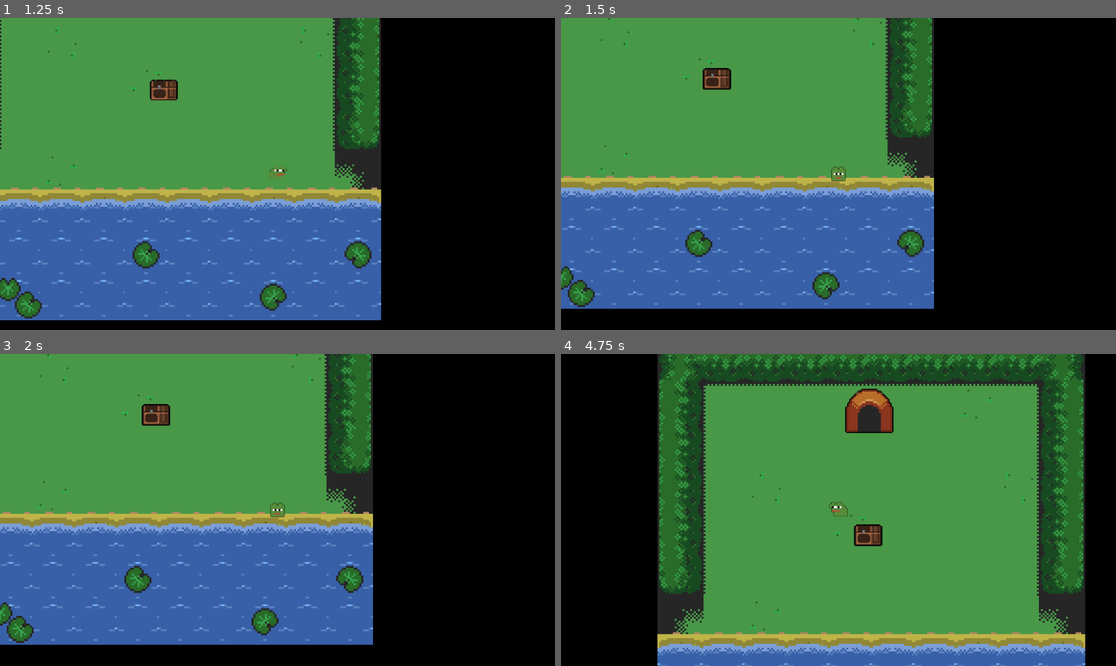
Above: before the commit, frames 1-4 (two rows, left to right).
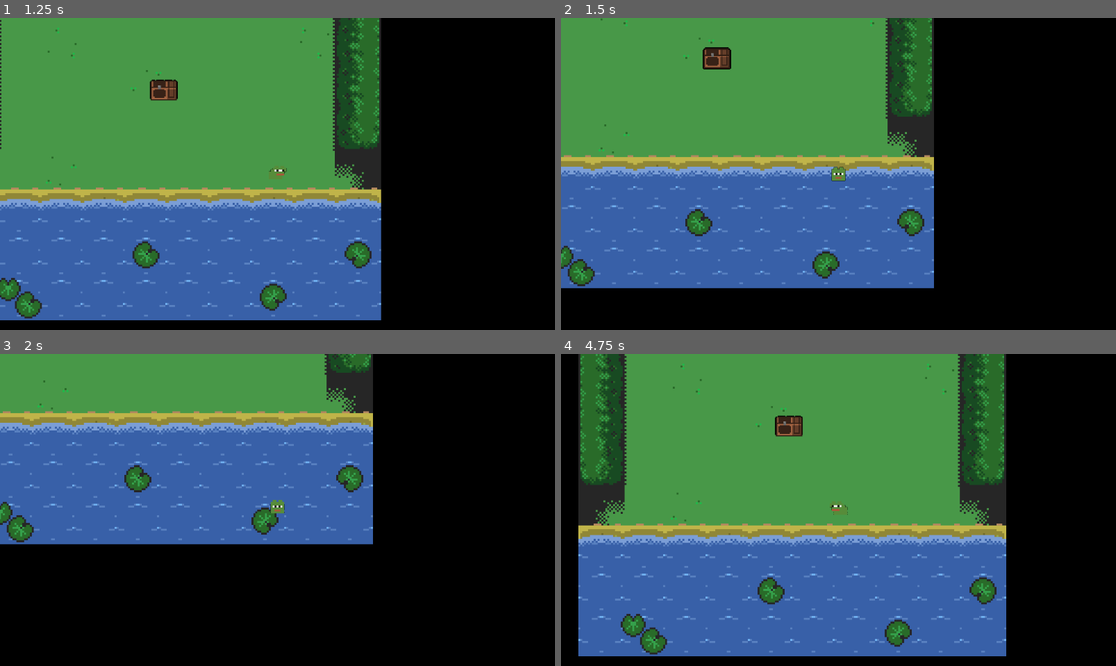
Above: after the commit, the same moments.

Repository: LilypadGames/Froguelite
Game: Godot game, scene res://scenes/title_screen.tscn
Two runs of this game, one before a commit and one after it. Both use one fixed random seed, a clock stepped at 60 frames per second and the inputs below.
Inputs:
- Up to frame 1 (1.25 s): tap Enter at 0.5 s; hold Right (ui_right) from 0.53 s (still down)
- Up to frame 2 (1.5 s): release Right (ui_right) at 1.28 s; hold Down (ui_down) from 1.28 s (still down)
- Up to frame 3 (2 s): keep holding Down (ui_down)
- Up to frame 4 (4.75 s): release Down (ui_down) at 2.03 s; hold Right (ui_right) 2.03-2.78 s; hold Up (ui_up) 2.78-3.53 s; hold Left (ui_left) from 3.53 s (still down)

Frame 1 is identical in both runs. In frame 2, 19% of the frame differs, in the area x 0-68%, y 0-94%; in frame 3, 49%; in frame 4, 70%, in the area x 3-95%, y 0-100%.

Commit message:
feat: data-based starting level

Diff:
--- /dev/null
+++ b/data/game/level.json
@@ -0,0 +1,3 @@
+{
+	"starting_level": "riverside",
+}
--- a/data/registry/world.json
+++ b/data/registry/world.json
@@ -2,17 +2,18 @@
 	"level": {
 		"riverside": {
 			"type": "tilemap",
-			"file": "world/level/riverside.json"
+			"file": "res://data/world/level/riverside.tmj"
 		},
 		"dungeon": {
 			"type": "tilemap",
-			"file": "world/level/dungeon.json"
+			"file": "res://data/world/level/dungeon.tmj"
 		},
 		"frog_caves": {
-			"type": "infinite"
+			"type": "tilemap",
+			"file": "res://data/world/level/frog_caves.tmj"
 		}
 	},
 	"structure": {
-		"grass_patch": "world/structure/grass_patch.json"
+		"grass_patch": "res://data/world/structure/grass_patch.tmj"
 	}
 }
--- a/scenes/level.tscn
+++ b/scenes/level.tscn
@@ -1,8 +1,7 @@
-[gd_scene load_steps=10 format=3 uid="uid://c0f7gukj5eqb5"]
+[gd_scene load_steps=9 format=3 uid="uid://c0f7gukj5eqb5"]
 
 [ext_resource type="Script" path="res://scripts/level.gd" id="1_c12yc"]
 [ext_resource type="PackedScene" uid="uid://d00vibmf4lv6g" path="res://objects/Player.tscn" id="2_0sumi"]
-[ext_resource type="PackedScene" uid="uid://dq3fkprxutcg" path="res://scenes/riverside.tscn" id="2_5puvk"]
 [ext_resource type="Shader" path="res://assets/shader/outline.gdshader" id="4_1ewqt"]
 [ext_resource type="Script" path="res://scripts/hud.gd" id="4_65rkj"]
 [ext_resource type="Texture2D" uid="uid://b35ixtbv7ndkq" path="res://assets/texture/gui/tilemap_white.png" id="4_wm2hy"]
@@ -19,7 +18,6 @@
 
 [node name="level" type="Node2D"]
 script = ExtResource("1_c12yc")
-tilemap = ExtResource("2_5puvk")
 
 [node name="Camera" type="Camera2D" parent="."]
 unique_name_in_owner = true
--- a/scripts/cache.gd
+++ b/scripts/cache.gd
@@ -6,7 +6,7 @@
 var data: Dictionary = {}
 var lang: Dictionary = {}
 var registry_files: Array[String] = ["audio", "textures", "world"]
-var data_files: Array[String] = ["player", "enemy", "spells", "armors", "interactables", "lootables", "teleporters"]
+var data_files: Array[String] = ["level", "player", "enemy", "spells", "armors", "interactables", "lootables", "teleporters"]
 var lang_files: Array[String] = ["en_us"]
 
 # cache registry and data
--- a/scripts/level.gd
+++ b/scripts/level.gd
@@ -3,7 +3,6 @@
 
 # references
 @export_category("References")
-@export var tilemap: PackedScene
 @onready var player: Node2D = %Player
 @onready var camera: Camera2D = %Camera
 @onready var hud: HUD = %HUD
@@ -21,7 +20,7 @@
 
 func _ready() -> void:
 	# set up level
-	level = tilemap.instantiate()
+	level = load(Cache.registry["world"]["level"][Cache.data["level"]["starting_level"]]["file"]).instantiate()
 	level.name = "level_data"
 	add_child(level)
 	level_object_data = level.get_node("Objects")
